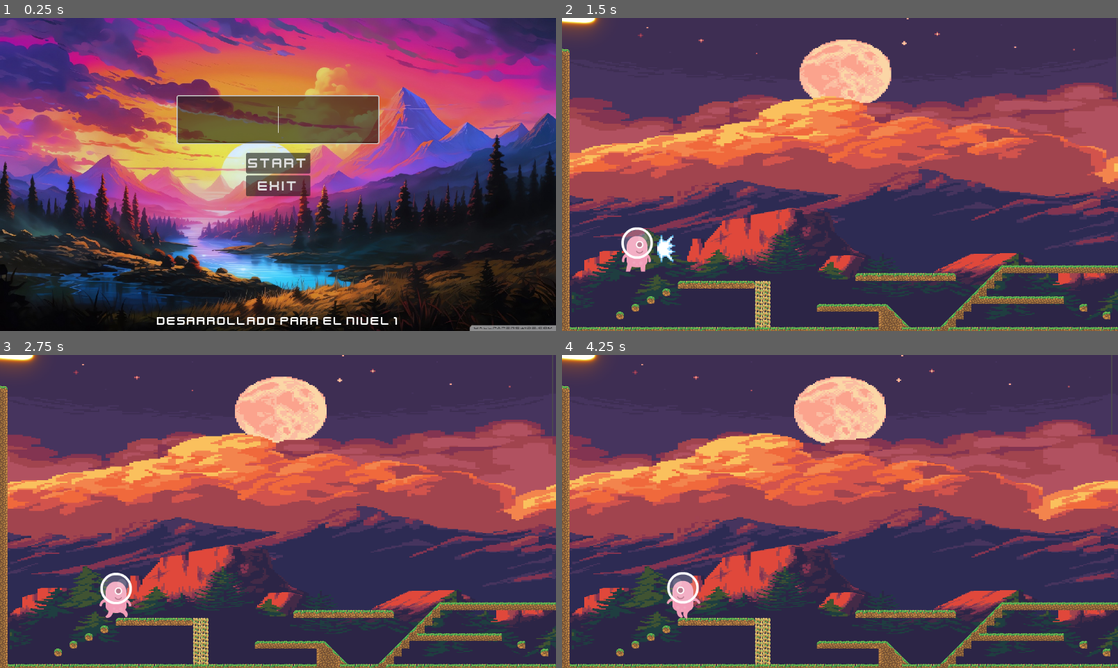
Above: before the commit, frames 1-4 (two rows, left to right).
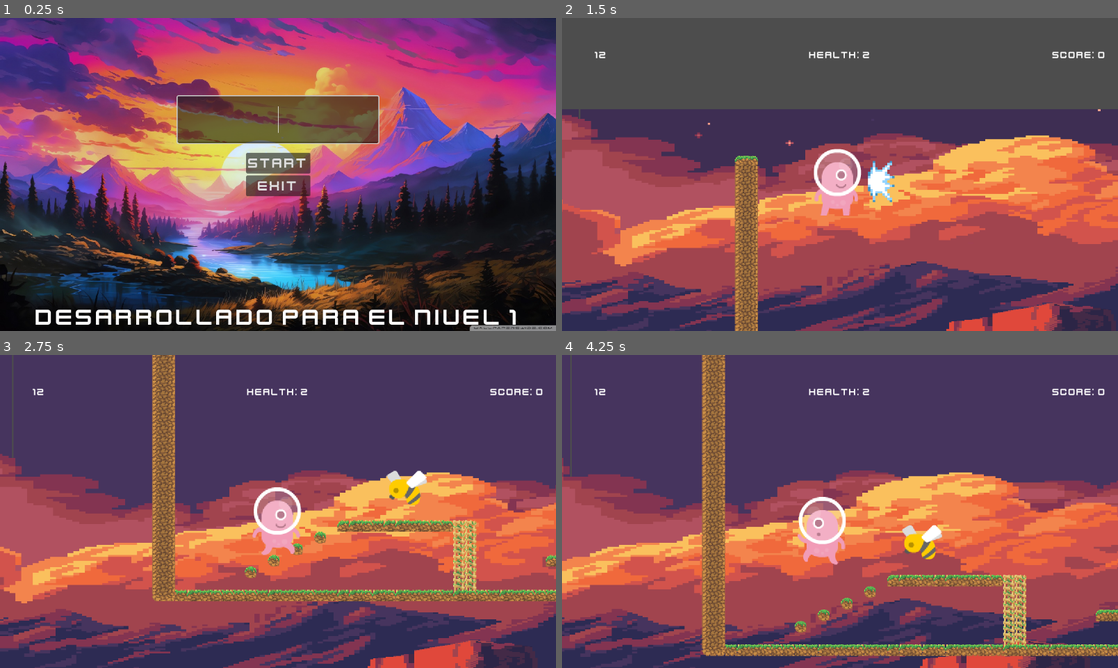
Above: after the commit, the same moments.

Repository: josmardiaz92/juego_prueba
Game: Godot game, scene res://scennes/menu.tscn
The game is run twice, just before and just after one commit, with the same random seed, the same clock (stepped at 60 frames per second) and the same inputs.
Inputs (mouse positions are in pixels of both pictures, inside the frame that each line leads up to):
- Up to frame 1 (0.25 s): no input
- Up to frame 2 (1.5 s): click (840, 118) at 0.52 s; type "12" at 0.6 s; click "START" at 1.25 s
- Up to frame 3 (2.75 s): tap Enter (ui_accept) at 2 s; move the mouse to (400, 495) at 2.02 s; hold Right (ui_right) from 2.03 s (still down); hold Enter (ui_accept) from 2.03 s (still down)
- Up to frame 4 (4.25 s): move the mouse to (728, 527) at 2.77 s; release Enter (ui_accept) at 2.78 s; tap Enter (ui_accept) at 2.85, 3.02, 3.32 s; move the mouse to (895, 442) at 3.52 s; release Right (ui_right) at 3.53 s; hold Left (ui_left) from 3.53 s (still down); hold Enter (ui_accept) from 3.53 s (still down)

The runs differ from the first frame. In frame 1, 2.1% of the frame differs, in the area x 6-93%, y 93-98%; in frame 2, 89%, in the area x 0-100%, y 0-100%; in frame 3, 68%; in frame 4, 70%.

Commit message:
"terminado"

Diff:
--- a/clase-03/assets/ui/Fonts/menu.tres
+++ b/clase-03/assets/ui/Fonts/menu.tres
@@ -6,7 +6,7 @@
 Button/constants/h_separation = 4
 Button/font_sizes/font_size = 30
 Button/fonts/font = ExtResource("1_qjfhw")
-Label/font_sizes/font_size = 25
+Label/font_sizes/font_size = 50
 Label/fonts/font = ExtResource("1_qjfhw")
 LineEdit/font_sizes/font_size = 40
 LineEdit/fonts/font = null
--- a/clase-03/scennes/camara.tscn
+++ b/clase-03/scennes/camara.tscn
@@ -3,4 +3,10 @@
 [ext_resource type="Script" path="res://scripts/camara.gd" id="1_5lkwj"]
 
 [node name="Camara" type="Camera2D"]
+zoom = Vector2(1.5, 1.5)
+position_smoothing_enabled = true
+drag_top_margin = 1.0
+drag_bottom_margin = 0.0
+editor_draw_limits = true
+editor_draw_drag_margin = true
 script = ExtResource("1_5lkwj")
--- a/clase-03/scennes/enemy.tscn
+++ b/clase-03/scennes/enemy.tscn
@@ -1,6 +1,75 @@
-[gd_scene load_steps=2 format=3 uid="uid://cg8f2vgbr1i7"]
+[gd_scene load_steps=9 format=3 uid="uid://cg8f2vgbr1i7"]
 
 [ext_resource type="Script" path="res://scripts/enemy.gd" id="1_c00dp"]
+[ext_resource type="Texture2D" uid="uid://bm8i8ut6rtutr" path="res://assets/kenney_platformer-art-extended-enemies/Enemy sprites/bee.png" id="2_7ba4d"]
+[ext_resource type="Texture2D" uid="uid://s46877x2lf30" path="res://assets/kenney_platformer-art-extended-enemies/Enemy sprites/bee_dead.png" id="3_mq3hs"]
+[ext_resource type="Texture2D" uid="uid://bgs3dohdr0mkb" path="res://assets/kenney_platformer-art-extended-enemies/Enemy sprites/bee_fly.png" id="4_iw0oc"]
+[ext_resource type="AudioStream" uid="uid://gtv7v4dn2wln" path="res://assets/audio/Hit damage 1.wav" id="5_2eu7t"]
 
-[node name="Enemy" type="CharacterBody2D"]
+[sub_resource type="SpriteFrames" id="SpriteFrames_7bnud"]
+animations = [{
+"frames": [{
+"duration": 1.0,
+"texture": ExtResource("2_7ba4d")
+}, {
+"duration": 1.0,
+"texture": ExtResource("3_mq3hs")
+}],
+"loop": false,
+"name": &"dead",
+"speed": 3.0
+}, {
+"frames": [{
+"duration": 1.0,
+"texture": ExtResource("2_7ba4d")
+}, {
+"duration": 1.0,
+"texture": ExtResource("4_iw0oc")
+}],
+"loop": true,
+"name": &"fly",
+"speed": 5.0
+}]
+
+[sub_resource type="CircleShape2D" id="CircleShape2D_jnfem"]
+radius = 23.6008
+
+[sub_resource type="CapsuleShape2D" id="CapsuleShape2D_5llar"]
+height = 70.0
+
+[node name="Enemy" type="CharacterBody2D" groups=["enemy"]]
+collision_layer = 2
+collision_mask = 21
+floor_stop_on_slope = false
+floor_block_on_wall = false
+floor_max_angle = 0.872665
 script = ExtResource("1_c00dp")
+
+[node name="AnimatedSprite2D" type="AnimatedSprite2D" parent="."]
+sprite_frames = SubResource("SpriteFrames_7bnud")
+animation = &"fly"
+autoplay = "fly"
+frame = 1
+frame_progress = 0.771066
+
+[node name="RayCast2D" type="RayCast2D" parent="AnimatedSprite2D"]
+position = Vector2(-33, -19)
+target_position = Vector2(0, 73)
+collision_mask = 4
+
+[node name="damageArea" type="Area2D" parent="AnimatedSprite2D"]
+
+[node name="CollisionShape2D" type="CollisionShape2D" parent="AnimatedSprite2D/damageArea"]
+shape = SubResource("CircleShape2D_jnfem")
+
+[node name="CollisionShape2D" type="CollisionShape2D" parent="."]
+position = Vector2(0, 10)
+shape = SubResource("CapsuleShape2D_5llar")
+
+[node name="setings" type="Node" parent="."]
+
+[node name="AudioStreamPlayer2D" type="AudioStreamPlayer2D" parent="setings"]
+stream = ExtResource("5_2eu7t")
+
+[connection signal="animation_finished" from="AnimatedSprite2D" to="." method="_on_animated_sprite_2d_animation_finished"]
+[connection signal="body_entered" from="AnimatedSprite2D/damageArea" to="." method="_on_damage_area_body_entered"]
--- a/clase-03/scennes/gui.tscn
+++ b/clase-03/scennes/gui.tscn
@@ -1,6 +1,86 @@
-[gd_scene load_steps=2 format=3 uid="uid://c1dsbo4lsx4k7"]
+[gd_scene load_steps=3 format=3 uid="uid://c1dsbo4lsx4k7"]
 
 [ext_resource type="Script" path="res://scripts/gui.gd" id="1_d15nh"]
+[ext_resource type="Theme" uid="uid://cxq8wir4cfx51" path="res://assets/ui/Fonts/menu.tres" id="2_h3v24"]
 
 [node name="GUI" type="CanvasLayer"]
+process_mode = 3
 script = ExtResource("1_d15nh")
+
+[node name="MarginContainer" type="MarginContainer" parent="."]
+offset_right = 1153.0
+offset_bottom = 154.0
+theme = ExtResource("2_h3v24")
+
+[node name="HBoxContainer" type="HBoxContainer" parent="MarginContainer"]
+layout_mode = 2
+theme_override_constants/separation = 350
+
+[node name="username" type="Label" parent="MarginContainer/HBoxContainer"]
+layout_mode = 2
+size_flags_horizontal = 6
+theme_override_font_sizes/font_size = 20
+
+[node name="health" type="Label" parent="MarginContainer/HBoxContainer"]
+layout_mode = 2
+theme_override_font_sizes/font_size = 20
+
+[node name="score" type="Label" parent="MarginContainer/HBoxContainer"]
+layout_mode = 2
+size_flags_horizontal = 6
+theme_override_font_sizes/font_size = 20
+
+[node name="ColorRect" type="ColorRect" parent="."]
+process_mode = 3
+modulate = Color(1, 1, 1, 0)
+anchors_preset = 8
+anchor_left = 0.5
+anchor_top = 0.5
+anchor_right = 0.5
+anchor_bottom = 0.5
+offset_left = -285.5
+offset_top = -189.5
+offset_right = 285.5
+offset_bottom = 189.5
+grow_horizontal = 2
+grow_vertical = 2
+theme = ExtResource("2_h3v24")
+color = Color(0.8, 0.294118, 0.145098, 0.658824)
+
+[node name="VBoxContainer" type="VBoxContainer" parent="ColorRect"]
+layout_mode = 1
+anchors_preset = 15
+anchor_right = 1.0
+anchor_bottom = 1.0
+offset_top = 36.0
+offset_bottom = -43.0
+grow_horizontal = 2
+grow_vertical = 2
+
+[node name="Label" type="Label" parent="ColorRect/VBoxContainer"]
+layout_mode = 2
+text = "Te Moriste"
+horizontal_alignment = 1
+
+[node name="HBoxContainer" type="HBoxContainer" parent="ColorRect/VBoxContainer"]
+process_mode = 3
+layout_mode = 2
+size_flags_vertical = 10
+theme_override_constants/separation = 0
+
+[node name="restart" type="Button" parent="ColorRect/VBoxContainer/HBoxContainer"]
+unique_name_in_owner = true
+process_mode = 3
+layout_mode = 2
+size_flags_horizontal = 6
+text = "Restart"
+
+[node name="exit" type="Button" parent="ColorRect/VBoxContainer/HBoxContainer"]
+unique_name_in_owner = true
+process_mode = 3
+layout_mode = 2
+size_flags_horizontal = 6
+text = "exit"
+
+[connection signal="pressed" from="ColorRect/VBoxContainer/HBoxContainer/restart" to="." method="_on_restart_pressed"]
+[connection signal="pressed" from="ColorRect/VBoxContainer/HBoxContainer/exit" to="." method="_on_exit_pressed"]
--- a/clase-03/scennes/level.tscn
+++ b/clase-03/scennes/level.tscn
@@ -1,21 +1,71 @@
-[gd_scene load_steps=6 format=3 uid="uid://brnblbsl6gvrm"]
+[gd_scene load_steps=10 format=3 uid="uid://brnblbsl6gvrm"]
 
 [ext_resource type="Script" path="res://scripts/level.gd" id="1_iqwcq"]
 [ext_resource type="PackedScene" uid="uid://dlgkirxqmm8hu" path="res://scennes/environment.tscn" id="2_vm157"]
 [ext_resource type="PackedScene" uid="uid://bfqrawwo8y5p4" path="res://scennes/player.tscn" id="3_57u76"]
 [ext_resource type="PackedScene" uid="uid://diq71r4bfstat" path="res://scennes/shot.tscn" id="4_0lx6u"]
+[ext_resource type="PackedScene" uid="uid://d1xq8vppqvqah" path="res://scennes/camara.tscn" id="5_dpec1"]
 [ext_resource type="PackedScene" uid="uid://c1dsbo4lsx4k7" path="res://scennes/gui.tscn" id="5_ft01i"]
+[ext_resource type="PackedScene" uid="uid://cg8f2vgbr1i7" path="res://scennes/enemy.tscn" id="7_ejm76"]
+
+[sub_resource type="Curve2D" id="Curve2D_gvule"]
+_data = {
+"points": PackedVector2Array(0, 0, 0, 0, 264, 62, 0, 0, 0, 0, 686, 46, 0, 0, 0, 0, 2255, 89, 0, 0, 0, 0, 34, 89)
+}
+point_count = 4
+
+[sub_resource type="RectangleShape2D" id="RectangleShape2D_y2i4f"]
+size = Vector2(35, 93)
 
 [node name="Level" type="Node2D"]
 script = ExtResource("1_iqwcq")
+enemy = ExtResource("7_ejm76")
 
 [node name="Environment" parent="." instance=ExtResource("2_vm157")]
 
 [node name="player" parent="." node_paths=PackedStringArray("gui") instance=ExtResource("3_57u76")]
-position = Vector2(156, 464)
+position = Vector2(126, 86)
 gui = NodePath("../GUI")
 shot = ExtResource("4_0lx6u")
 
+[node name="Camara" parent="player" node_paths=PackedStringArray("player") instance=ExtResource("5_dpec1")]
+position = Vector2(3, 0)
+player = NodePath("..")
+
 [node name="GUI" parent="." instance=ExtResource("5_ft01i")]
 
-[node name="Shot" parent="." instance=ExtResource("4_0lx6u")]
+[node name="enemys" type="Node" parent="."]
+
+[node name="Enemy" parent="enemys" instance=ExtResource("7_ejm76")]
+position = Vector2(1070, 441)
+
+[node name="Enemy2" parent="enemys" instance=ExtResource("7_ejm76")]
+position = Vector2(360, 467)
+
+[node name="Enemy3" parent="enemys" instance=ExtResource("7_ejm76")]
+position = Vector2(2125, 560)
+
+[node name="Enemy4" parent="enemys" instance=ExtResource("7_ejm76")]
+position = Vector2(1801, 564)
+
+[node name="Settings" type="Node" parent="."]
+
+[node name="Path2D" type="Path2D" parent="Settings"]
+curve = SubResource("Curve2D_gvule")
+
+[node name="PathFollow2D" type="PathFollow2D" parent="Settings/Path2D"]
+position = Vector2(264, 62)
+rotation = -0.0378965
+
+[node name="Respawn" type="Timer" parent="Settings"]
+autostart = true
+
+[node name="Stairs" type="Area2D" parent="."]
+
+[node name="CollisionShape2D" type="CollisionShape2D" parent="Stairs"]
+position = Vector2(418.5, 591.5)
+shape = SubResource("RectangleShape2D_y2i4f")
+
+[connection signal="timeout" from="Settings/Respawn" to="." method="_on_respawn_timeout"]
+[connection signal="body_entered" from="Stairs" to="." method="_on_stairs_body_entered"]
+[connection signal="body_exited" from="Stairs" to="." method="_on_stairs_body_exited"]
--- a/clase-03/scripts/camara.gd
+++ b/clase-03/scripts/camara.gd
@@ -1,11 +1,8 @@
 extends Camera2D
 
+#categoria de export para la configuracion
+@export_category("Config")
 
-# Called when the node enters the scene tree for the first time.
-func _ready() -> void:
-	pass # Replace with function body.
-
-
-# Called every frame. 'delta' is the elapsed time since the previous frame.
-func _process(delta: float) -> void:
-	pass
+#grupo de exportacion para rederencias requeridas
+@export_group("Required References")
+@export var player:CharacterBody2D
--- a/clase-03/scripts/enemy.gd
+++ b/clase-03/scripts/enemy.gd
@@ -1,25 +1,50 @@
 extends CharacterBody2D
+class_name Enemy
+
+@export_group("Config")
+
+@export_group("Options")
+@export var health:int=1
+@export var score:int=100
+
+@export_group("Motion")
+@export var speed:int=32
+@export var gravity:int=16
+
+var direction:int=-1
+
+func _process(_delta):
+	if health>0:
+		motion_ctrl()
+
+func motion_ctrl()->void:
+	$AnimatedSprite2D.scale.x = -direction
+
+	if not $AnimatedSprite2D/RayCast2D.is_colliding() or is_on_wall():
+		direction*=-1
+	velocity.x=direction*speed
+	velocity.y+=gravity
+	move_and_slide()
+
+func damage_ctrl():
+	health-=1
+	$setings/AudioStreamPlayer2D.play()
+	if health<=0:
+		$AnimatedSprite2D.set_animation("dead")
+		$AnimatedSprite2D.play()
+		$CollisionShape2D.set_deferred("disabled",true)
+		gravity=0
+		GLOBAL.score+=score
+		if GLOBAL.score>=1000:
+			GLOBAL.new_life()
 
 
-const SPEED = 300.0
-const JUMP_VELOCITY = -400.0
+func _on_animated_sprite_2d_animation_finished() -> void:
+	if $AnimatedSprite2D.animation=="dead":
+		GLOBAL.enemy_death=true
+		queue_free()
 
 
-func _physics_process(delta: float) -> void:
-	# Add the gravity.
-	if not is_on_floor():
-		velocity += get_gravity() * delta
-
-	# Handle jump.
-	if Input.is_action_just_pressed("ui_accept") and is_on_floor():
-		velocity.y = JUMP_VELOCITY
-
-	# Get the input direction and handle the movement/deceleration.
-	# As good practice, you should replace UI actions with custom gameplay actions.
-	var direction := Input.get_axis("ui_left", "ui_right")
-	if direction:
-		velocity.x = direction * SPEED
-	else:
-		velocity.x = move_toward(velocity.x, 0, SPEED)
-
-	move_and_slide()
+func _on_damage_area_body_entered(body: Node2D) -> void:
+	if body is Player and health>0:
+		body.damage_ctrl()
--- a/clase-03/scripts/gui.gd
+++ b/clase-03/scripts/gui.gd
@@ -1,11 +1,25 @@
 extends CanvasLayer
 
+func _ready() -> void:
+	%restart.disabled=true
+	%exit.disabled=true
 
-# Called when the node enters the scene tree for the first time.
-func _ready() -> void:
-	pass # Replace with function body.
+func _process(delta: float) -> void:
+	$MarginContainer/HBoxContainer/username.text = str(GLOBAL.user_name)
+	$MarginContainer/HBoxContainer/health.text = "health: " + str(GLOBAL.health)
+	$MarginContainer/HBoxContainer/score.text = "score: " + str(GLOBAL.score)
 
 
-# Called every frame. 'delta' is the elapsed time since the previous frame.
-func _process(delta: float) -> void:
-	pass
+func game_over():
+	get_tree().paused=true
+	%restart.disabled=false
+	%exit.disabled=false
+	var tween:Tween=create_tween().set_trans(Tween.TRANS_SINE).set_ease(Tween.EASE_IN)
+	tween.tween_property($ColorRect,"modulate",Color(1,1,1,0.8),1.0)
+
+
+func _on_restart_pressed() -> void:
+	get_tree().reload_current_scene()
+
+func _on_exit_pressed() -> void:
+	get_tree().change_scene_to_file("res://scennes/menu.tscn")
--- a/clase-03/scripts/level.gd
+++ b/clase-03/scripts/level.gd
@@ -1,11 +1,33 @@
 extends Node2D
 
+@export var enemy:PackedScene
 
-# Called when the node enters the scene tree for the first time.
-func _ready() -> void:
-	pass # Replace with function body.
+func _ready():
+	get_tree().paused = false
+	GLOBAL.can_climb = false
+	GLOBAL.score = 0
+	GLOBAL.health = 2
+
+func _process(delta: float) -> void:
+	$Settings/Path2D/PathFollow2D.set_progress($Settings/Path2D/PathFollow2D.get_progress() + 80 * delta)
+
+func _on_stairs_body_entered(body: Node2D) -> void:
+	if body is Player:
+		GLOBAL.can_climb = true
+
+func _on_stairs_body_exited(body: Node2D) -> void:
+	if body is Player:
+		GLOBAL.can_climb = false
+
+func _on_visible_on_screen_notifier_2d_screen_exited() -> void:
+	var tween : Tween = create_tween().set_trans(Tween.TRANS_SINE).set_ease(Tween.EASE_IN)
+	tween.tween_property($Instructions, "modulate", Color(0, 0, 0, 0), 1.0)
+	tween.tween_callback($Instructions.queue_free)
 
 
-# Called every frame. 'delta' is the elapsed time since the previous frame.
-func _process(delta: float) -> void:
-	pass
+func _on_respawn_timeout() -> void:
+	if GLOBAL.enemy_death:
+		var enemy_instance = enemy.instantiate()
+		enemy_instance.global_position = $Settings/Path2D/PathFollow2D.global_position
+		add_child(enemy_instance)
+		GLOBAL.enemy_death = false
--- a/clase-03/scripts/player.gd
+++ b/clase-03/scripts/player.gd
@@ -17,7 +17,7 @@
 @export var gravity:int=16
 @export var jump_force:int=364
 
-func _process(delta: float) -> void:
+func _process(_delta: float) -> void:
 	is_on_ground=is_on_floor()
 	match deadth:
 		true:
Not shown, added: clase-03/export_presets.cfg
Binary file added: clase-03/juego.apple-touch-icon.png
Not shown, added: clase-03/juego.apple-touch-icon.png.import
Binary file added: clase-03/juego.icon.png
Not shown, added: clase-03/juego.icon.png.import
Binary file added: clase-03/juego.png
Not shown, added: clase-03/juego.png.import
Not shown, added: clase-03/juego.audio.worklet.js
Not shown, added: clase-03/juego.html
Not shown, added: clase-03/juego.js
Not shown, added: clase-03/juego.pck
Not shown, added: clase-03/juego.wasm
(and 1 more such lines)
